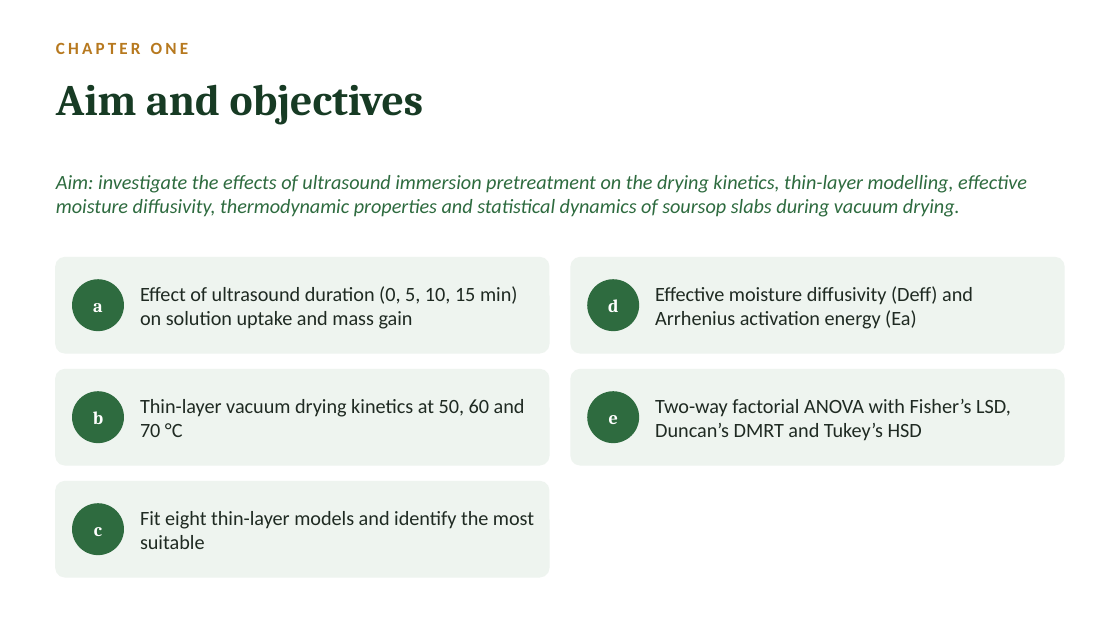
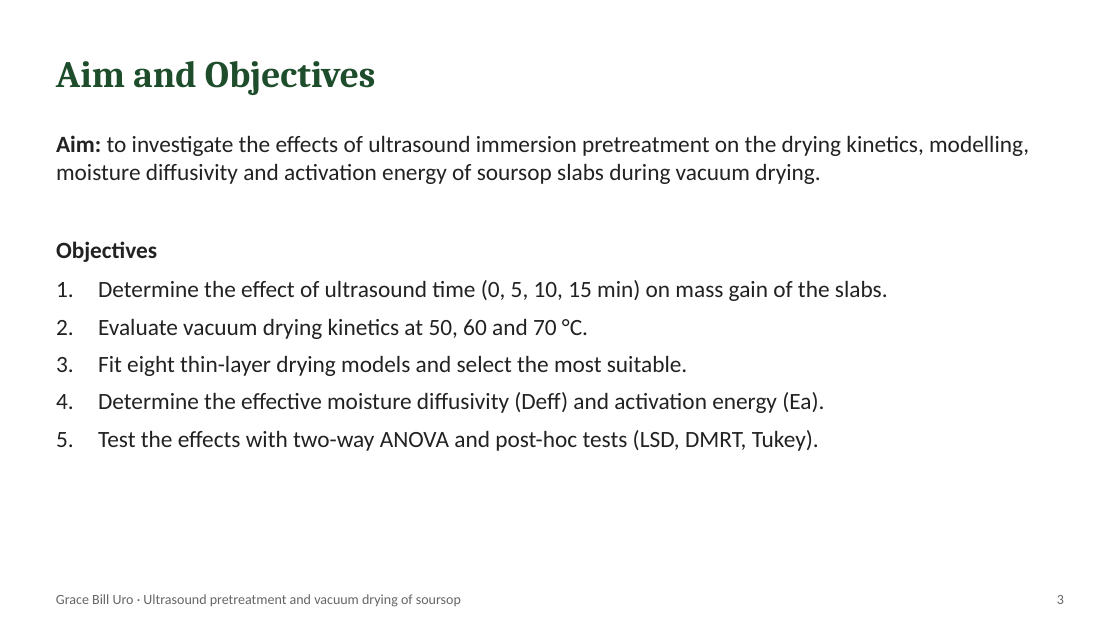
Before and after one commit to BlissNathan1305/turbo-waddle, a slide deck: slide 3 of thesis-presentations/Soursop_Ultrasound_Vacuum_Drying.pptx. Drawn at 1120x630 pixels with LibreOffice and Linux fonts; fonts in the diff are those of the drawing. Boxes give left, top, right and bottom in pixels: in the first picture for what was removed or moved away, otherwise in the second. Text is boxed around its words. In the diff, an @@ line names an element or a change of style, - is before the commit and + after.

```diff
--- a/thesis-presentations/Soursop_Ultrasound_Vacuum_Drying.pptx
+++ b/thesis-presentations/Soursop_Ultrasound_Vacuum_Drying.pptx
@@ text removed at [56,42,188,54] @@
-CHAPTER ONE
@@ text at [56,61,376,95]: text changed; size 28 to 24 pt; text colour #173B24 to #1E4D2B @@
-Aim and objectives
+Aim and Objectives
@@ text at [56,135,1029,184]: text changed; size 13 to 15 pt; text colour #2E6B3F to #222222; italic off @@
-Aim: investigate the effects of ultrasound immersion pretreatment on the drying kinetics, thin-layer modelling, effective moisture diffusivity, thermodynamic properties and statistical dynamics of soursop slabs during vacuum drying.
+• Aim: to investigate the effects of ultrasound immersion pretreatment on the drying kinetics, modelling, moisture diffusivity and activation energy of soursop slabs during vacuum drying.
@@ text "Aim: to investigate the effects ..." at [56,135,1029,184]: vertical alignment middle to top @@
@@ rounded rectangle removed at [56,258,549,353] @@
@@ text added at [56,241,157,262], 15 pt, text #222222, bold @@
+Objectives
@@ rounded rectangle removed at [571,258,1064,353] @@
@@ ellipse removed at [73,280,123,330] @@
@@ text added at [98,280,888,451], 15 pt, text #222222 @@
+1. Determine the effect of ultrasound time (0, 5, 10, 15 min) on mass gain of the slabs.
+2. Evaluate vacuum drying kinetics at 50, 60 and 70 °C.
+3. Fit eight thin-layer drying models and select the most suitable.
+4. Determine the effective moisture diffusivity (Deff) and activation energy (Ea).
+5. Test the effects with two-way ANOVA and post-hoc tests (LSD, DMRT, Tukey).
@@ text removed at [140,286,517,329] @@
-Effect of ultrasound duration (0, 5, 10, 15 min) on solution uptake and mass gain
@@ ellipse removed at [588,280,638,330] @@
@@ text removed at [608,299,618,312] @@
-d
@@ text removed at [655,286,973,329] @@
-Effective moisture diffusivity (Deff) and Arrhenius activation energy (Ea)
@@ text removed at [93,303,103,312] @@
-a
@@ rounded rectangle removed at [56,370,549,465] @@
@@ rounded rectangle removed at [571,370,1064,465] @@
@@ ellipse removed at [73,392,123,442] @@
@@ text removed at [93,411,103,424] @@
-b
@@ text removed at [140,399,525,437] @@
-Thin-layer vacuum drying kinetics at 50, 60 and 70 °C
@@ ellipse removed at [588,392,638,442] @@
@@ text removed at [609,415,618,424] @@
-e
@@ text removed at [655,399,1011,441] @@
-Two-way factorial ANOVA with Fisher’s LSD, Duncan’s DMRT and Tukey’s HSD
@@ rounded rectangle removed at [56,482,549,577] @@
@@ ellipse removed at [73,504,123,554] @@
@@ text removed at [94,527,102,536] @@
-c
@@ text removed at [140,511,534,549] @@
-Fit eight thin-layer models and identify the most suitable
@@ text added at [56,594,461,607], 9 pt, text #666666 @@
+Grace Bill Uro · Ultrasound pretreatment and vacuum drying of soursop
@@ text added at [1057,595,1064,604], 9 pt, text #666666 @@
+3
```
Also in this commit, not shown: 8 other slides changed, 3 slides added, 5 slides removed, 2 other files.
